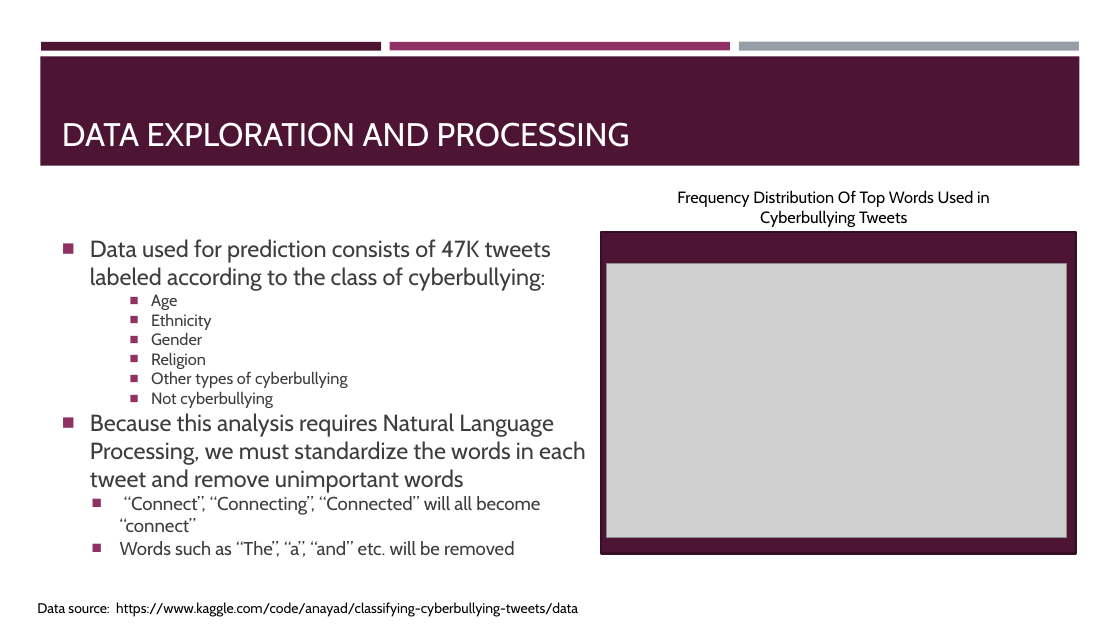
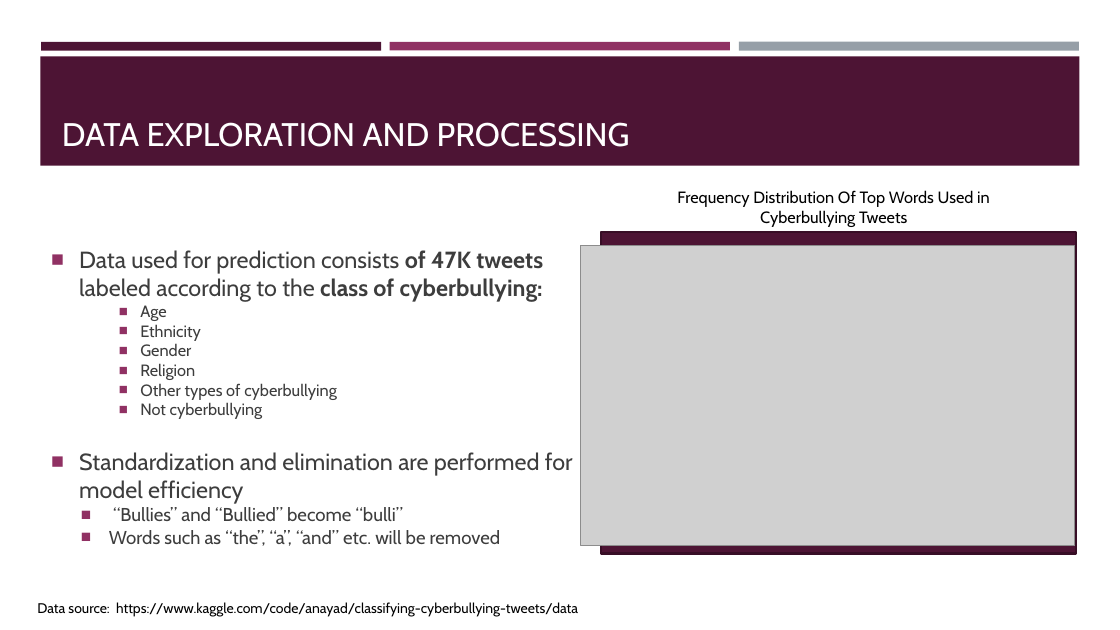
Before and after one commit to sabinabains/dsc-phase-4-project, a slide deck: slide 4 of dsc-phase-4-project-presentation 8.1.pptx. Drawn at 1120x630 pixels with LibreOffice and Linux fonts; fonts in the diff are those of the drawing; grey boxes stand for pictures. Boxes give left, top, right and bottom in pixels: in the first picture for what was removed or moved away, otherwise in the second. Text is boxed around its words. In the diff, an @@ line names an element or a change of style, - is before the commit and + after.

```diff
--- a/dsc-phase-4-project-presentation 8.1.pptx
+++ b/dsc-phase-4-project-presentation 8.1.pptx
@@ text "Data used for prediction consists ...": place and size @@
-text "Data used for prediction consists ..." at <box>90,239,585,557</box>
+text "Data used for prediction consists ..." at <box>79,250,573,546</box>
@@ text at <box>79,250,543,302</box>: bold on in "of 47K tweets class of cyberbullying:" @@
@@ picture: place and size @@
-picture at <box>607,264,1066,538</box>
+picture at <box>581,245,1075,546</box>
@@ text at <box>79,452,573,546</box>: text changed; size 20 to 16 pt @@
-■ Because this analysis requires Natural Language Processing, we must standardize the words in each tweet and remove unimportant words
-  ■ “Connect”, “Connecting”, “Connected” will all become “connect”
-  ■ Words such as “The”, “a”, “and” etc. will be removed
+■ Standardization and elimination are performed for model efficiency
+  ■ “Bullies” and “Bullied” become “bulli”
+  ■ Words such as “the”, “a”, “and” etc. will be removed
```
Also in this commit, not shown: 5 other slides changed, 6 other files.
